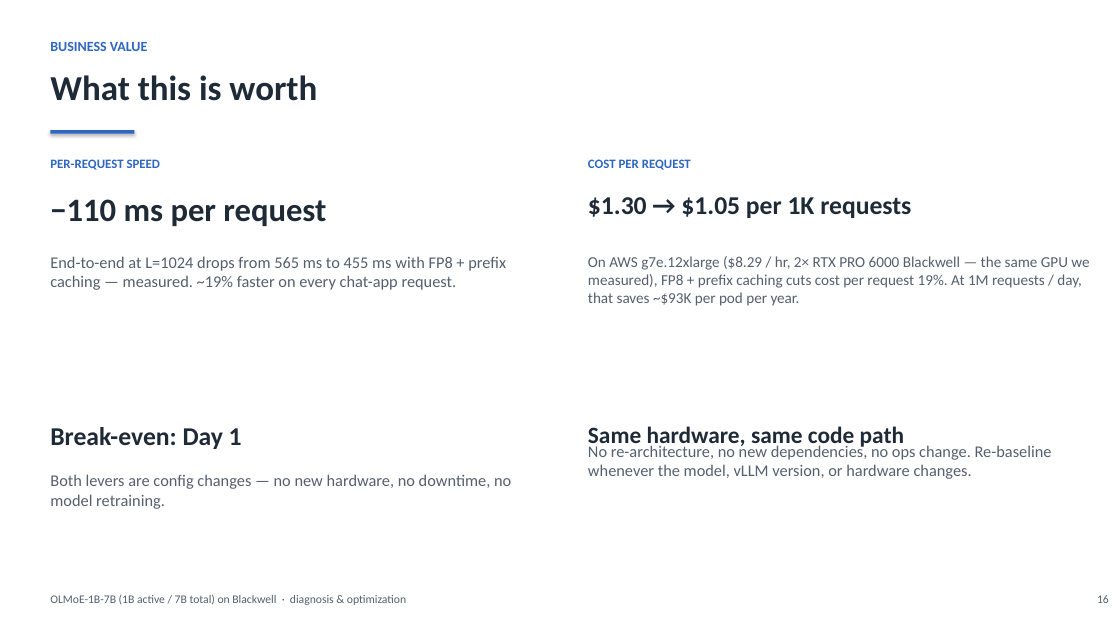
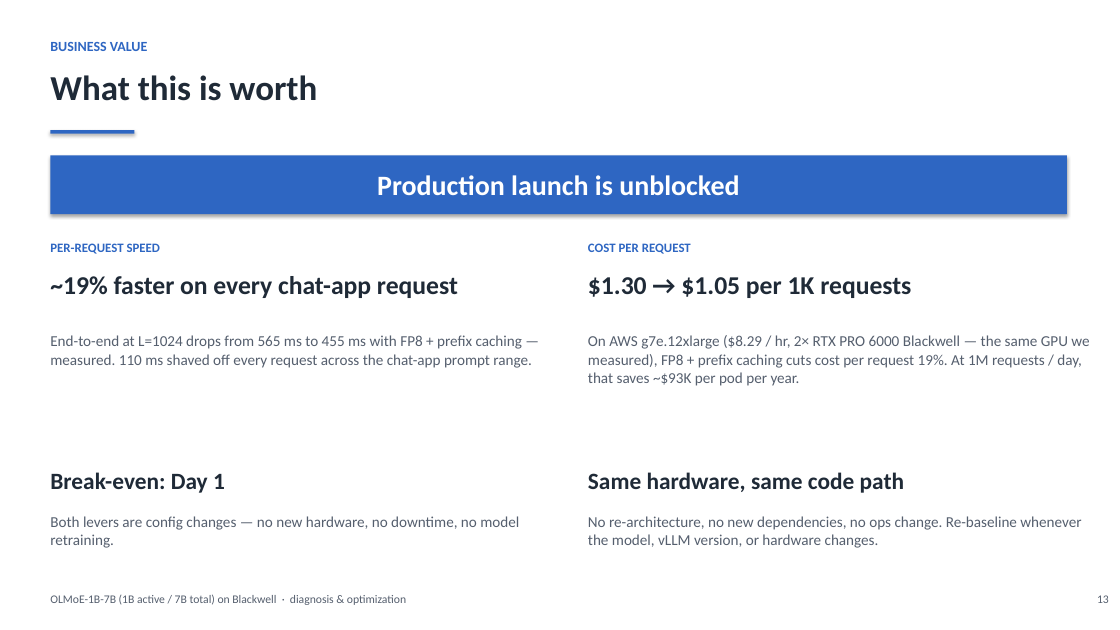
Before and after one commit to harishvs/moe-inference-optimize, a slide deck: slide 13 of talk/deck.pptx (slide 16 before the commit). Drawn at 1120x630 pixels with LibreOffice and Linux fonts; fonts in the diff are those of the drawing. Boxes give left, top, right and bottom in pixels: in the first picture for what was removed or moved away, otherwise in the second. Text is boxed around its words. In the diff, an @@ line names an element or a change of style, - is before the commit and + after.

```diff
--- a/talk/deck.pptx
+++ b/talk/deck.pptx
@@ text removed at (50,159,161,170) @@
-PER-REQUEST SPEED
@@ rectangle added at (50,155,1067,214), fill #2E66C2, 24 pt, text #FFFFFF, bold @@
+Production launch is unblocked
@@ text "COST PER REQUEST": place and size @@
-text "COST PER REQUEST" at (588,159,691,170)
+text "COST PER REQUEST" at (588,243,691,254)
@@ text at (50,243,161,254): text changed; size 28 to 11 pt; text colour #1F2A37 to #2E66C2 @@
-−110 ms per request
+PER-REQUEST SPEED
@@ text "$1.30 → $1.05 per 1K ...": place and size @@
-text "$1.30 → $1.05 per 1K ..." at (588,197,911,218)
+text "$1.30 → $1.05 per 1K ..." at (588,277,911,298)
@@ text at (50,276,458,298): text changed; size 14 to 22 pt; text colour #555F6E to #1F2A37; bold on @@
-End-to-end at L=1024 drops from 565 ms to 455 ms with FP8 + prefix caching — measured. ~19% faster on every chat-app request.
+~19% faster on every chat-app request
@@ text added at (50,335,532,368), 13 pt, text #555F6E @@
+End-to-end at L=1024 drops from 565 ms to 455 ms with FP8 + prefix caching — measured. 110 ms shaved off every request across the chat-app prompt range.
@@ text "On AWS g7e.12xlarge ($8.29 / ...": place and size @@
-text "On AWS g7e.12xlarge ($8.29 / ..." at (588,256,1089,306)
+text "On AWS g7e.12xlarge ($8.29 / ..." at (588,335,1089,386)
@@ text "Break-even: Day 1": place and size @@
-text "Break-even: Day 1" at (50,427,242,449)
+text "Break-even: Day 1" at (50,472,225,493)
@@ text "Break-even: Day 1" at (50,472,225,493): size 22 to 20 pt @@
@@ text "Same hardware, same code path": place and size @@
-text "Same hardware, same code path" at (588,426,904,449)
+text "Same hardware, same code path" at (588,472,904,493)
@@ text "Both levers are config changes ...": place and size @@
-text "Both levers are config changes ..." at (50,474,511,509)
+text "Both levers are config changes ..." at (50,516,519,548)
@@ text "Both levers are config changes ..." at (50,516,519,548): size 14 to 13 pt @@
@@ text "No re-architecture, no new dependencies, ..." at (588,516,1081,548): size 14 to 13 pt @@
@@ text "No re-architecture, no new dependencies, ...": place and size @@
-text "No re-architecture, no new dependencies, ..." at (588,444,1052,479)
+text "No re-architecture, no new dependencies, ..." at (588,516,1081,548)
@@ text at (1097,595,1109,603): text changed @@
-16
+13
```
Also in this commit, not shown: 14 other slides changed, 2 slides added, 2 slides removed, 40 other files.
